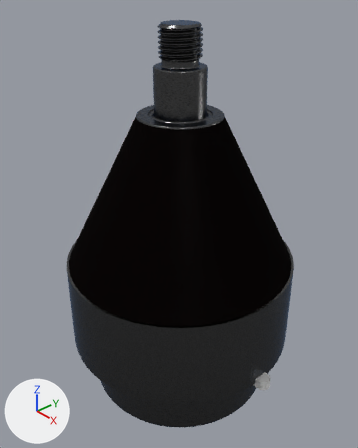
The Blender file HydrospringRubber.blend: old version first, new version second.
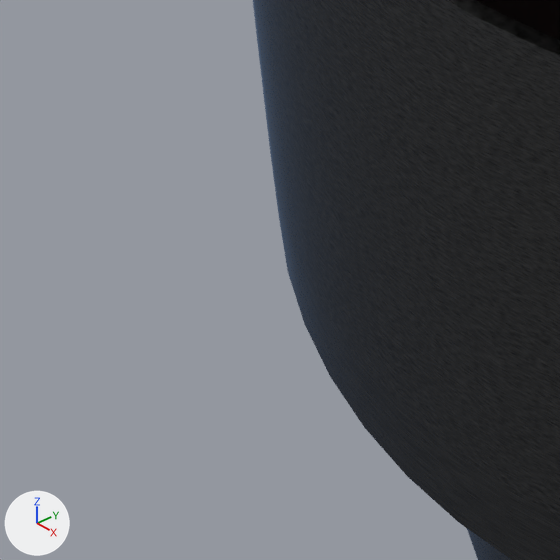
There are two pictures of each version: one whole from a 50 mm lens placed at (11.83, -10.62, 8.77), pointed at (0.04, -0.09, 0.03), one close up on the part from 10% to 32% of the width and 69% to 86% of the height. Every picture has the same lights, and +X, +Y and +Z are marked at lower left. The close-ups show mesh edges as thin lines.

Objects in the first close-up: 'Pot', 'Ring', 'RubberSpring'.
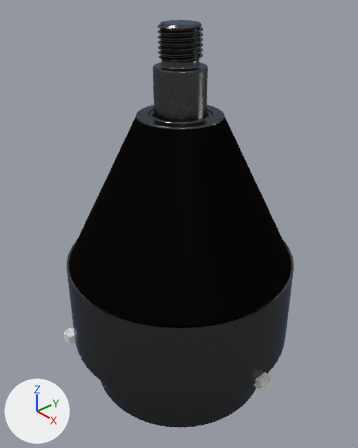
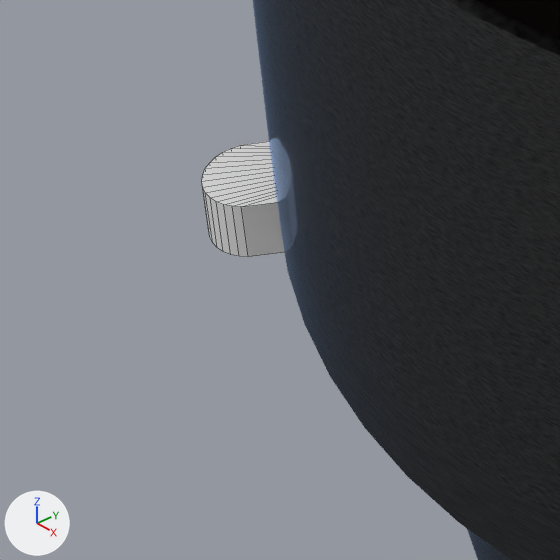
Commit message: Make three boltholes

Boxes [x1, y1, x2, y2] around the edits, measured in the close-ups (560 x 560 px):
'Bolthole', added: after [202, 141, 284, 257]

What changed in the scene script:
```text
Add me_cylinder_001:
    me_cylinder_001.from_pydata(...)  # 384 vertices, 294 faces; spans x -16.8..31.9, y -27.9..27.9, z -13.6..-11.6
Add ob_bolthole:
    ob_bolthole = bpy.data.objects.new('Bolthole', me_cylinder_001)
    ob_bolthole.location = (0.0, 0.0, 0.0)
    ob_bolthole.rotation_euler = (0.0, 0.0, 2.094)  # degrees (0, 0, 120)
    ob_bolthole.scale = (0.145, 0.145, 0.347)
```
